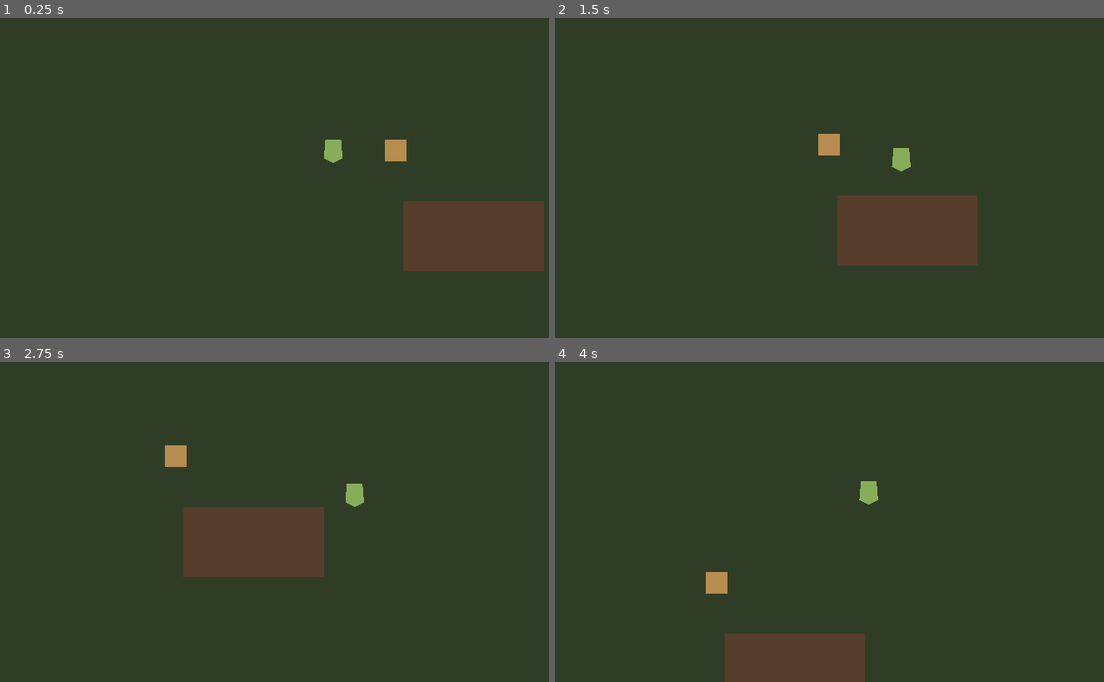
Above: before the commit, frames 1-4 (two rows, left to right).
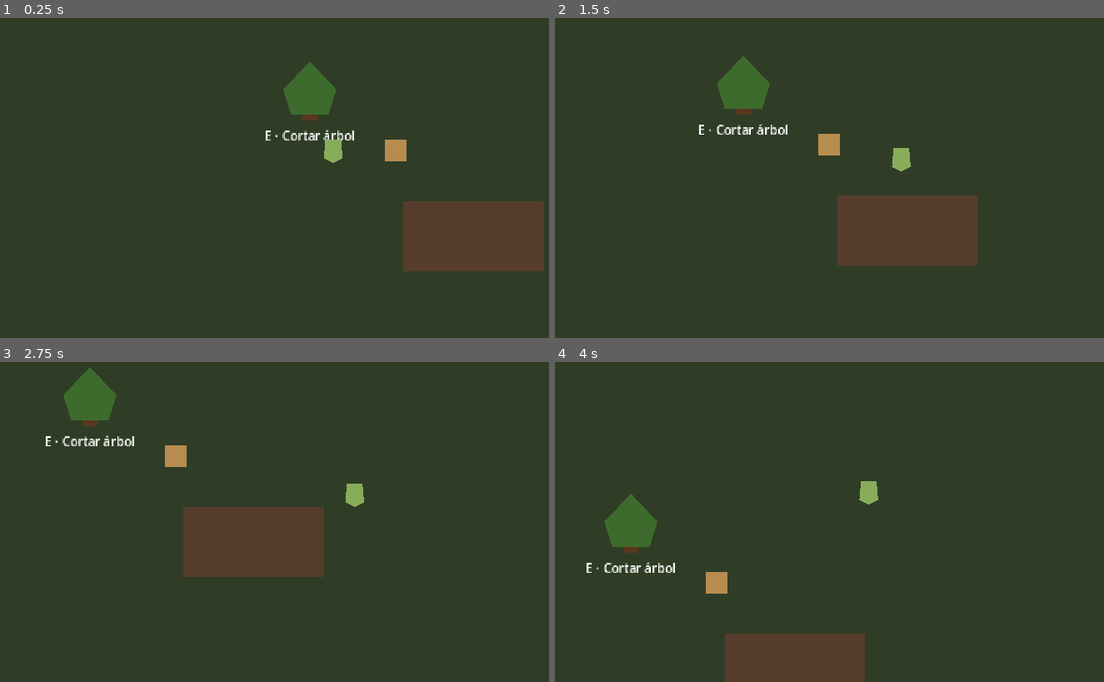
Above: after the commit, the same moments.

Repository: avarap/game1
Game: Godot game, scene res://main.tscn
Two runs of this game, one before a commit and one after it. Both use one fixed random seed, a clock stepped at 60 frames per second and the inputs below.
Inputs:
- Up to frame 1 (0.25 s): no input
- Up to frame 2 (1.5 s): tap Enter at 0.5 s; hold D (move_right) 0.53-1.28 s; hold E (interact) 0.53-1.28 s; hold S (move_down) from 1.28 s (still down); tap E (interact) at 1.35 s
- Up to frame 3 (2.75 s): release S (move_down) at 2.03 s; hold D (move_right) from 2.03 s (still down); hold E (interact) from 2.03 s (still down)
- Up to frame 4 (4 s): release D (move_right) at 2.78 s; release E (interact) at 2.78 s; hold W (move_up) 2.78-3.53 s; tap E (interact) at 2.85 s; hold A (move_left) from 3.53 s (still down); hold E (interact) from 3.53 s (still down)

The runs differ from the first frame. In frame 1, 1.4% of the frame differs, in the area x 48-65%, y 13-39%; in frame 2, 1.4%; in frame 3, 1.4%; in frame 4, 1.4%, in the area x 5-22%, y 41-66%.

Commit message:
feat: add phase 2 resource harvesting loop

Diff:
--- /dev/null
+++ b/core/components/energy_component.gd
@@ -0,0 +1,32 @@
+class_name EnergyComponent
+extends Node
+
+signal energy_changed(current: int, maximum: int)
+signal exhausted
+
+@export_range(1, 1000, 1) var max_energy: int = 100
+@export_range(0, 1000, 1) var current_energy: int = 100
+
+func _ready() -> void:
+    current_energy = clampi(current_energy, 0, max_energy)
+
+func can_spend(cost: int) -> bool:
+    return cost >= 0 and current_energy >= cost
+
+func spend(cost: int) -> bool:
+    if not can_spend(cost):
+        exhausted.emit()
+        return false
+    current_energy -= cost
+    energy_changed.emit(current_energy, max_energy)
+    return true
+
+func restore(amount: int) -> int:
+    if amount <= 0:
+        return 0
+    var before: int = current_energy
+    current_energy = mini(max_energy, current_energy + amount)
+    var restored: int = current_energy - before
+    if restored > 0:
+        energy_changed.emit(current_energy, max_energy)
+    return restored
--- /dev/null
+++ b/core/components/resource_source_component.gd
@@ -0,0 +1,68 @@
+class_name ResourceSourceComponent
+extends Node
+
+signal harvest_succeeded(item_id: StringName, amount: int)
+signal harvest_failed(reason: StringName)
+signal depleted
+signal feedback(message: String)
+
+@export var loot_item: ItemData
+@export_range(1, 99, 1) var loot_amount: int = 1
+@export_range(1, 99, 1) var hit_points: int = 3
+@export_range(0, 100, 1) var energy_cost: int = 4
+@export var required_tool_id: StringName = &""
+
+var remaining_hits: int
+
+func _ready() -> void:
+    remaining_hits = maxi(hit_points, 1)
+
+func harvest(actor: Node) -> bool:
+    if remaining_hits <= 0:
+        return _fail(&"depleted", "El recurso está agotado.")
+    if loot_item == null or loot_amount <= 0:
+        return _fail(&"invalid_loot", "Este recurso no tiene loot configurado.")
+    if actor == null:
+        return _fail(&"invalid_actor", "No hay actor válido para recolectar.")
+    if not _has_required_tool(actor):
+        return _fail(&"missing_tool", "Necesitas la herramienta adecuada.")
+
+    var inventory: InventoryComponent = actor.get_node_or_null("InventoryComponent") as InventoryComponent
+    var energy: EnergyComponent = actor.get_node_or_null("EnergyComponent") as EnergyComponent
+    if inventory == null:
+        return _fail(&"missing_inventory", "No hay inventario disponible.")
+    if energy == null:
+        return _fail(&"missing_energy", "No hay energía disponible.")
+    if not energy.can_spend(energy_cost):
+        return _fail(&"insufficient_energy", "No tienes energía suficiente.")
+
+    var remainder: int = inventory.add_item(loot_item, loot_amount)
+    if remainder > 0:
+        var accepted: int = loot_amount - remainder
+        if accepted > 0:
+            inventory.remove_item(loot_item.id, accepted)
+        return _fail(&"inventory_full", "El inventario está lleno.")
+
+    if not energy.spend(energy_cost):
+        inventory.remove_item(loot_item.id, loot_amount)
+        return _fail(&"insufficient_energy", "No tienes energía suficiente.")
+
+    remaining_hits -= 1
+    harvest_succeeded.emit(loot_item.id, loot_amount)
+    feedback.emit("+%d %s · Energía -%d" % [loot_amount, loot_item.display_name, energy_cost])
+    if remaining_hits <= 0:
+        depleted.emit()
+    return true
+
+func _has_required_tool(actor: Node) -> bool:
+    if required_tool_id == &"":
+        return true
+    if not actor.has_method("get_equipped_tool_id"):
+        return false
+    var tool_value: Variant = actor.call("get_equipped_tool_id")
+    return StringName(tool_value) == required_tool_id
+
+func _fail(reason: StringName, message: String) -> bool:
+    harvest_failed.emit(reason)
+    feedback.emit(message)
+    return false
--- a/player/player.gd
+++ b/player/player.gd
@@ -4,6 +4,7 @@
 @export var max_speed: float = 220.0
 @export var acceleration: float = 1200.0
 @export var deceleration: float = 1500.0
+@export var equipped_tool_id: StringName = &"axe"
 
 @onready var interaction_area: Area2D = $InteractionArea
 
@@ -23,6 +24,9 @@
     if event.is_action_pressed("interact"):
         _interact_with_nearest()
 
+func get_equipped_tool_id() -> StringName:
+    return equipped_tool_id
+
 func _interact_with_nearest() -> void:
     var candidates := interaction_area.get_overlapping_areas()
     if candidates.is_empty():
--- a/player/player.tscn
+++ b/player/player.tscn
@@ -1,7 +1,8 @@
-[gd_scene load_steps=6 format=3]
+[gd_scene load_steps=7 format=3]
 
 [ext_resource type="Script" path="res://player/player.gd" id="1_player"]
 [ext_resource type="Script" path="res://core/components/inventory_component.gd" id="2_inventory"]
+[ext_resource type="Script" path="res://core/components/energy_component.gd" id="3_energy"]
 
 [sub_resource type="CapsuleShape2D" id="Capsule_player"]
 radius = 10.0
@@ -36,6 +37,11 @@
 script = ExtResource("2_inventory")
 capacity_slots = 20
 
+[node name="EnergyComponent" type="Node" parent="."]
+script = ExtResource("3_energy")
+max_energy = 100
+current_energy = 100
+
 [node name="Camera2D" type="Camera2D" parent="."]
 position_smoothing_enabled = true
 position_smoothing_speed = 7.0
--- a/tests/run_tests.gd
+++ b/tests/run_tests.gd
@@ -7,6 +7,7 @@
     failures.append_array(TestWalkingPrototype.run())
     failures.append_array(TestInventoryModel.run())
     failures.append_array(TestItemsFoundation.run())
+    failures.append_array(TestResourceLoop.run())
 
     if failures.is_empty():
         print("[TEST] All core tests passed")
--- /dev/null
+++ b/tests/test_resource_loop.gd
@@ -0,0 +1,54 @@
+class_name TestResourceLoop
+extends RefCounted
+
+static func run() -> Array[String]:
+    var failures: Array[String] = []
+    var player_scene := load("res://player/player.tscn") as PackedScene
+    var tree_scene := load("res://world/resources/tree_resource.tscn") as PackedScene
+    if player_scene == null or tree_scene == null:
+        failures.append("Phase 2 resource loop scenes should load")
+        return failures
+
+    var player := player_scene.instantiate() as PlayerController
+    var tree := tree_scene.instantiate() as ResourceNode
+    var inventory := player.get_node("InventoryComponent") as InventoryComponent
+    var energy := player.get_node("EnergyComponent") as EnergyComponent
+    var source := tree.get_node("ResourceSourceComponent") as ResourceSourceComponent
+    inventory._ready()
+    energy._ready()
+    source._ready()
+
+    if not source.harvest(player):
+        failures.append("Tree harvest should succeed with axe, inventory and energy")
+    if inventory.count_item(&"wood") != 2:
+        failures.append("Successful harvest should add configured wood loot")
+    if energy.current_energy != 96:
+        failures.append("Tree harvest should consume 4 energy")
+    if source.remaining_hits != 2:
+        failures.append("Successful harvest should reduce remaining resource hits")
+
+    player.equipped_tool_id = &"pickaxe"
+    var wood_before: int = inventory.count_item(&"wood")
+    var energy_before: int = energy.current_energy
+    if source.harvest(player):
+        failures.append("Tree harvest should reject an invalid tool")
+    if inventory.count_item(&"wood") != wood_before or energy.current_energy != energy_before:
+        failures.append("Failed tool requirement must not mutate inventory or energy")
+
+    player.equipped_tool_id = &"axe"
+    energy.current_energy = 0
+    if source.harvest(player):
+        failures.append("Tree harvest should reject insufficient energy")
+    if inventory.count_item(&"wood") != wood_before:
+        failures.append("Insufficient energy must not grant loot")
+
+    energy.current_energy = 100
+    inventory.model = InventoryModel.new(0)
+    if source.harvest(player):
+        failures.append("Tree harvest should reject a full inventory")
+    if energy.current_energy != 100:
+        failures.append("Full inventory must not consume energy")
+
+    tree.free()
+    player.free()
+    return failures
--- /dev/null
+++ b/world/resources/resource_node.gd
@@ -0,0 +1,20 @@
+class_name ResourceNode
+extends Interactable
+
+@onready var source: ResourceSourceComponent = $ResourceSourceComponent
+@onready var feedback_label: Label = $FeedbackLabel
+
+func _ready() -> void:
+    source.feedback.connect(_on_feedback)
+    source.depleted.connect(_on_depleted)
+
+func _on_interact(actor: Node) -> void:
+    source.harvest(actor)
+
+func _on_feedback(message: String) -> void:
+    feedback_label.text = message
+
+func _on_depleted() -> void:
+    feedback_label.text = "Recurso agotado"
+    monitoring = false
+    monitorable = false
--- /dev/null
+++ b/world/resources/tree_resource.tscn
@@ -0,0 +1,41 @@
+[gd_scene load_steps=5 format=3]
+
+[ext_resource type="Script" path="res://world/resources/resource_node.gd" id="1_node"]
+[ext_resource type="Script" path="res://core/components/resource_source_component.gd" id="2_source"]
+[ext_resource type="Resource" path="res://data/items/wood.tres" id="3_wood"]
+
+[sub_resource type="CircleShape2D" id="Tree_shape"]
+radius = 22.0
+
+[node name="TreeResource" type="Area2D"]
+collision_layer = 2
+collision_mask = 0
+script = ExtResource("1_node")
+prompt = "Cortar árbol"
+
+[node name="Trunk" type="Polygon2D" parent="."]
+polygon = PackedVector2Array(-8, -20, 8, -20, 10, 22, -10, 22)
+color = Color(0.35, 0.22, 0.12, 1)
+
+[node name="Crown" type="Polygon2D" parent="."]
+polygon = PackedVector2Array(0, -54, 34, -18, 24, 14, -24, 14, -34, -18)
+color = Color(0.24, 0.42, 0.18, 1)
+
+[node name="CollisionShape2D" type="CollisionShape2D" parent="."]
+shape = SubResource("Tree_shape")
+
+[node name="ResourceSourceComponent" type="Node" parent="."]
+script = ExtResource("2_source")
+loot_item = ExtResource("3_wood")
+loot_amount = 2
+hit_points = 3
+energy_cost = 4
+required_tool_id = &"axe"
+
+[node name="FeedbackLabel" type="Label" parent="."]
+offset_left = -70.0
+offset_top = 30.0
+offset_right = 70.0
+offset_bottom = 54.0
+text = "E · Cortar árbol"
+horizontal_alignment = 1
--- a/world/world.tscn
+++ b/world/world.tscn
@@ -1,7 +1,8 @@
-[gd_scene load_steps=7 format=3]
+[gd_scene load_steps=8 format=3]
 
 [ext_resource type="PackedScene" path="res://player/player.tscn" id="1_player"]
 [ext_resource type="Script" path="res://world/interactables/debug_sign.gd" id="2_sign"]
+[ext_resource type="PackedScene" path="res://world/resources/tree_resource.tscn" id="3_tree"]
 
 [sub_resource type="RectangleShape2D" id="Wall_horizontal"]
 size = Vector2(1600, 32)
@@ -25,6 +26,9 @@
 
 [node name="Player" parent="." instance=ExtResource("1_player")]
 position = Vector2(640, 360)
+
+[node name="TreeResource" parent="." instance=ExtResource("3_tree")]
+position = Vector2(610, 300)
 
 [node name="Boundaries" type="Node2D" parent="."]
 
